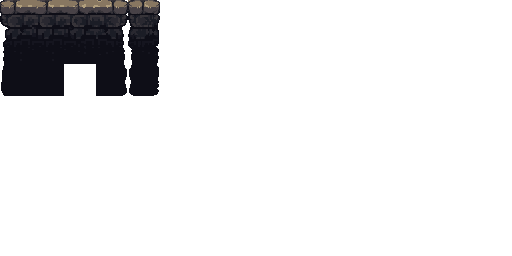
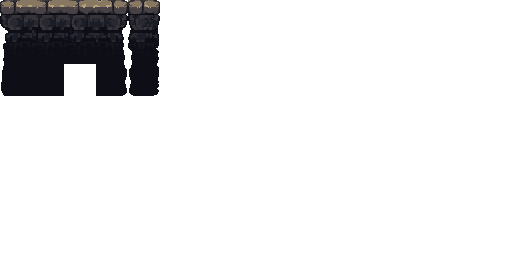
The second (512, 256) image is a revision of the first. Changes to its layers:
hid "Pasted Layer", painted on it over [0, 15, 160, 60]
renamed "Visible #1" to "Visible", painted on it over [0, 15, 160, 60]
